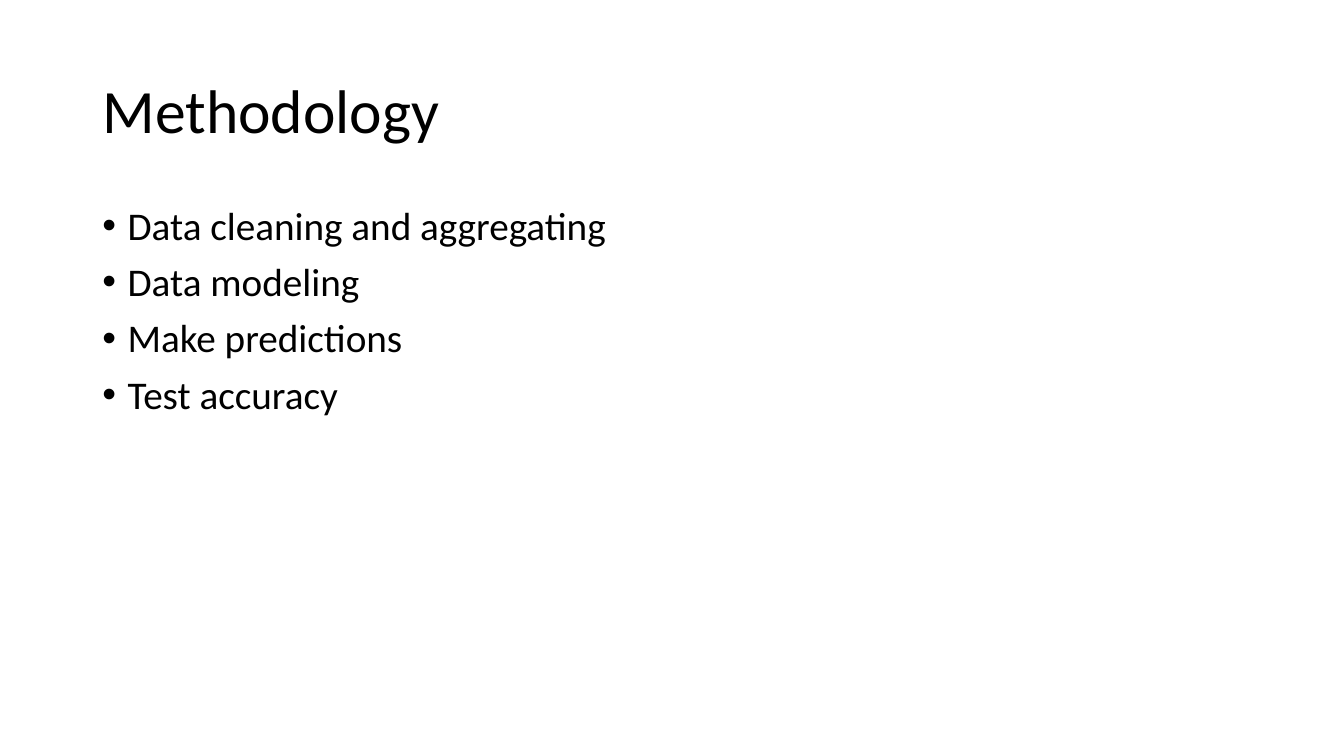
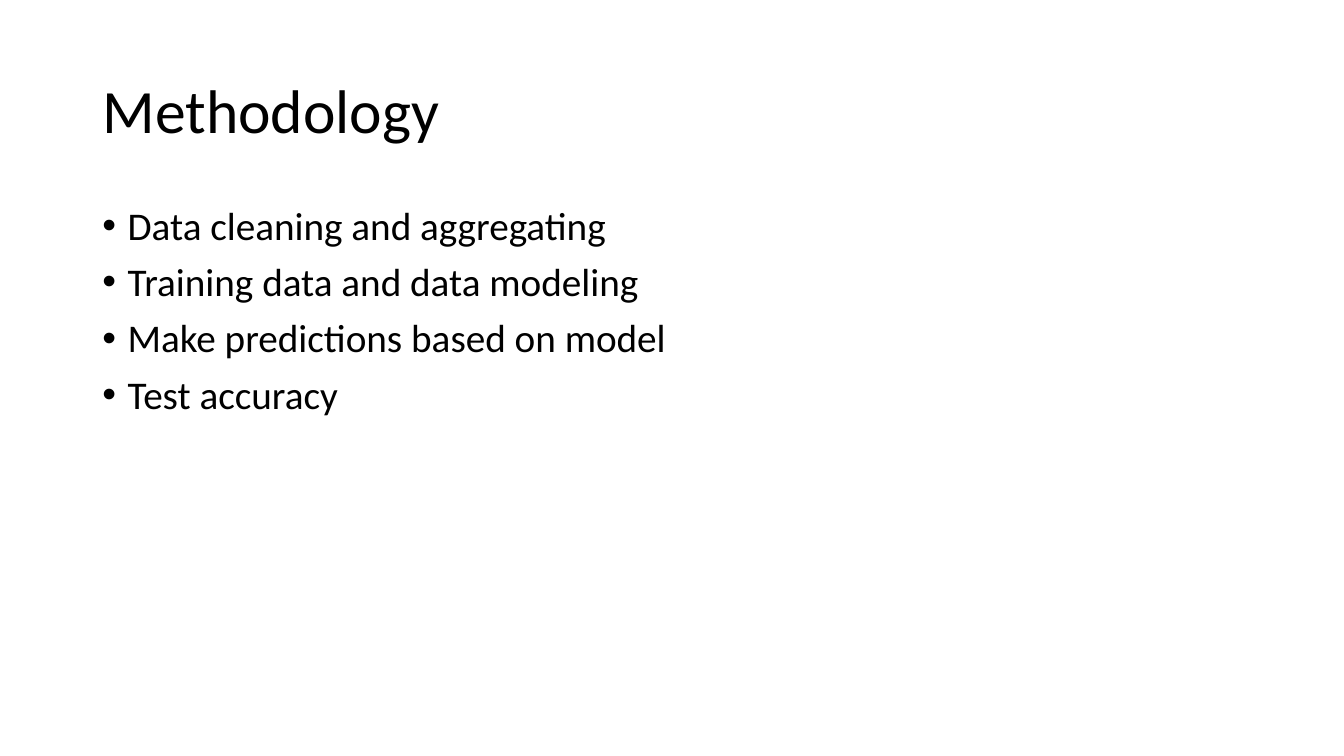
Before and after one commit to AndongWang/Upload, a slide deck: slide 3 of planning.pptx. Drawn at 1344x756 pixels with LibreOffice and Linux fonts; fonts in the diff are those of the drawing. Boxes give left, top, right and bottom in pixels: in the first picture for what was removed or moved away, otherwise in the second. Text is boxed around its words. In the diff, an @@ line names an element or a change of style, - is before the commit and + after.

```diff
--- a/planning.pptx
+++ b/planning.pptx
@@ text at (128, 268, 666, 359): text changed @@
-• Data modeling
-• Make predictions
+• Training data and data modeling
+• Make predictions based on model
```
Also in this commit, not shown: 1 other slide changed.
